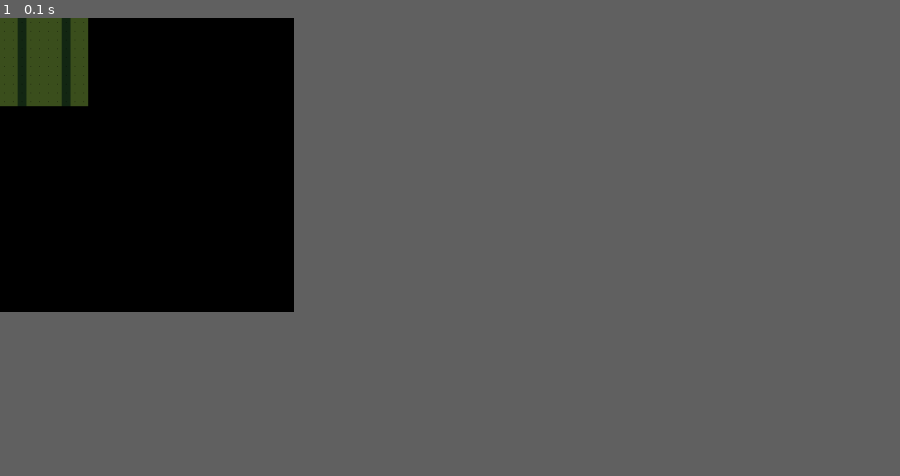
Above: before the commit, frame 1.
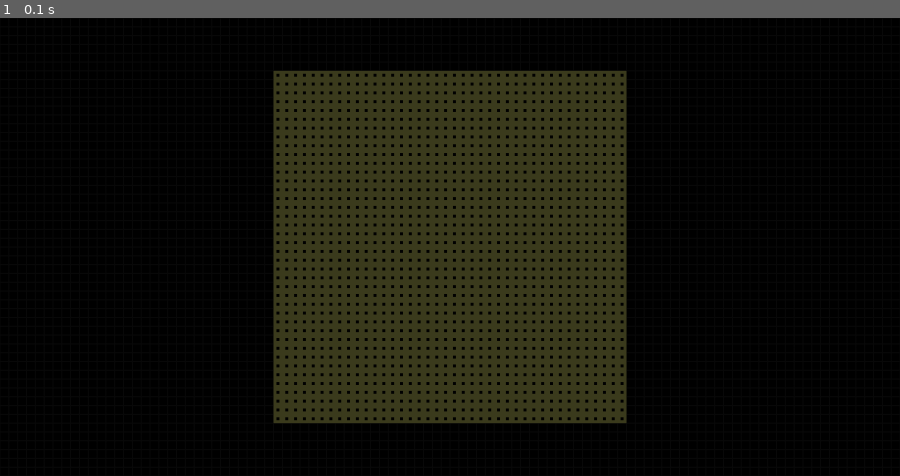
Above: after the commit, the same moment.

Repository: klimmeEkb/PygameProject
Game: pygame game, started from project.py
Same seed, same stepped clock (60 frames per second), same inputs: the game is played once before the commit and once after it.
Inputs:
- Up to frame 1 (0.1 s): no input
In our replay, the window is 294x294 before the commit and 900x458 after it. These sizes can differ from the game's own. Grey fills any space a smaller window leaves; there, only what the larger window draws over its background counts as a difference.

The runs differ from the first frame. In frame 1, 29% of the frame differs, in the area x 0-70%, y 0-89%.

Commit message:
other lay to see project.py

Diff:
--- a/project.py
+++ b/project.py
@@ -1,5 +1,4 @@
 import pygame
-import random
 
 
 class Board:
@@ -7,28 +6,23 @@
 		self.width = 10
 		self.height = 10
 		self.length = 10
-		self.board = [[[(225, 225, 225)] * self.width for _ in range(self.length)]]
-		a = [[(random.choice([(0, 0, 0), (60, 60, 30)]))], [(random.choice([(0, 0, 0), (60, 60, 30)]))], [(random.choice([(0, 0, 0), (60, 60, 30)]))], [(random.choice([(0, 0, 0), (60, 60, 30)]))], [(random.choice([(0, 0, 0), (60, 60, 30)]))]]
-		a *= 2
-		self.board += [[a for _ in range(self.length)] for _ in range(self.height // 2 - 1)]
-		b = [[(random.choice([(70, 35, 25), (60, 60, 30), (60, 60, 30), (60, 60, 30)]))], [(random.choice([(70, 35, 25), (60, 60, 30), (60, 60, 30), (60, 60, 30)]))], [(random.choice([(70, 35, 25), (60, 60, 30), (60, 60, 30), (60, 60, 30)]))], [(random.choice([(70, 35, 25), (60, 60, 30), (60, 60, 30), (60, 60, 30)]))], [(random.choice([(70, 35, 25), (60, 60, 30), (60, 60, 30), (60, 60, 30)]))]]
-		b *= 2
-		self.board += [[b for _ in range(self.length)]]
-		c = [[(random.choice([(20, 40, 20), (60, 80, 30), (60, 80, 30), (60, 80, 30)]))], [(random.choice([(20, 40, 20), (60, 80, 30), (60, 80, 30), (60, 80, 30)]))], [(random.choice([(20, 40, 20), (60, 80, 30), (60, 80, 30), (60, 80, 30)]))], [(random.choice([(20, 40, 20), (60, 80, 30), (60, 80, 30), (60, 80, 30)]))], [(random.choice([(20, 40, 20), (60, 80, 30), (60, 80, 30), (60, 80, 30)]))]]
-		c *= 2
-		self.board += [[c for _ in range(self.length)] for _ in range(self.height // 2 - 1)]
-		self.sees = 6
+		self.lay = [[(60, 80, 30)] * 10 for _ in range(5)]
+		self.lay += [[(60, 60, 30)] * 10 for _ in range(4)]
+		self.lay += [[(225, 225, 225)] * 10]
+		self.board = [self.lay for _ in range(self.width)]
+		#self.board += [[[(60, 60, 30)] * self.width for _ in range(self.length)] for _ in range(self.height // 2 - 1)]
+		#self.board += [[[(60, 80, 30)] * self.width for _ in range(self.length)]]
 		self.cell_size = 15
-		self.x, self.y = 375, 375
-
-	def set_view(self, cell_size):
-		self.cell_size = cell_size
+		self.mosx, self.mosy = 25, 25
+		self.x, self.y, self.z = 5, 5, 5
+		self.left, self.top = 31, 6
 
 	def render(self, surface):
 		self.surface = surface
-		for i in range(self.height):
-			for j in range(self.width):
-				pygame.draw.rect(self.surface, self.board[self.sees][i][j][0], (j * self.cell_size, i * self.cell_size, self.cell_size, self.cell_size), 7)
+		for i in range(self.height * 50):
+			for j in range(self.width * 50):
+				pygame.draw.rect(self.surface, (10, 10, 10), (j * self.cell_size, i * self.cell_size, self.cell_size, self.cell_size), 1)
+		self.cadr((self.mosx, self.mosy), self.surface)
 
 	def get_cell(self, mouse_pos):
 		x, y = mouse_pos
@@ -45,14 +39,17 @@
 			if cell[0] >= 0 and cell[1] >= 0:
 				self.on_click(cell)
 
-	def cadr(self, coords):
-		self.x, self.y = coords
-
+	def cadr(self, coords, surface):
+		self.mosx, self.mosy = coords[0] // self.cell_size, coords[1] // self.cell_size
+		self.surface = surface
+		for i in range(self.height * 4):
+			for j in range(self.width * 4):
+				pygame.draw.rect(self.surface, self.board[self.z][self.x][self.y], (self.left * self.cell_size + j * self.cell_size, self.cell_size * self.top + i * self.cell_size, self.cell_size, self.cell_size), 5)
 
 
 pygame.init()
 pygame.display.set_caption('Инициализация игры')
-size = width, height = 500, 500
+size = width, height = 1530, 780
 screen = pygame.display.set_mode(size)
 board = Board()
 running = True
@@ -61,11 +58,10 @@
 	for event in pygame.event.get():
 		if event.type == pygame.MOUSEBUTTONDOWN:
 			x, y = event.pos
-			drawing = True
 		if event.type == pygame.QUIT:
 			running = False
 		if event.type == pygame.MOUSEMOTION:
-			board.cadr(event.pos)
+			board.cadr(event.pos, screen)
 		if event.type == pygame.K_w:
 			pass
 		if event.type == pygame.K_a:
